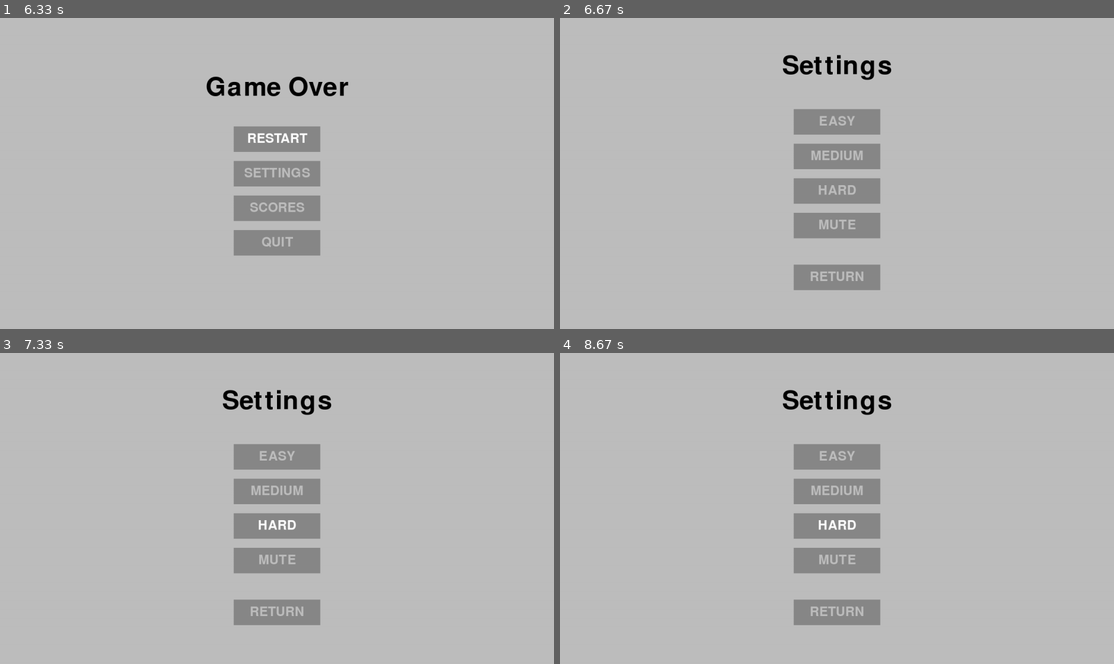
Above: before the commit, frames 1-4 (two rows, left to right).
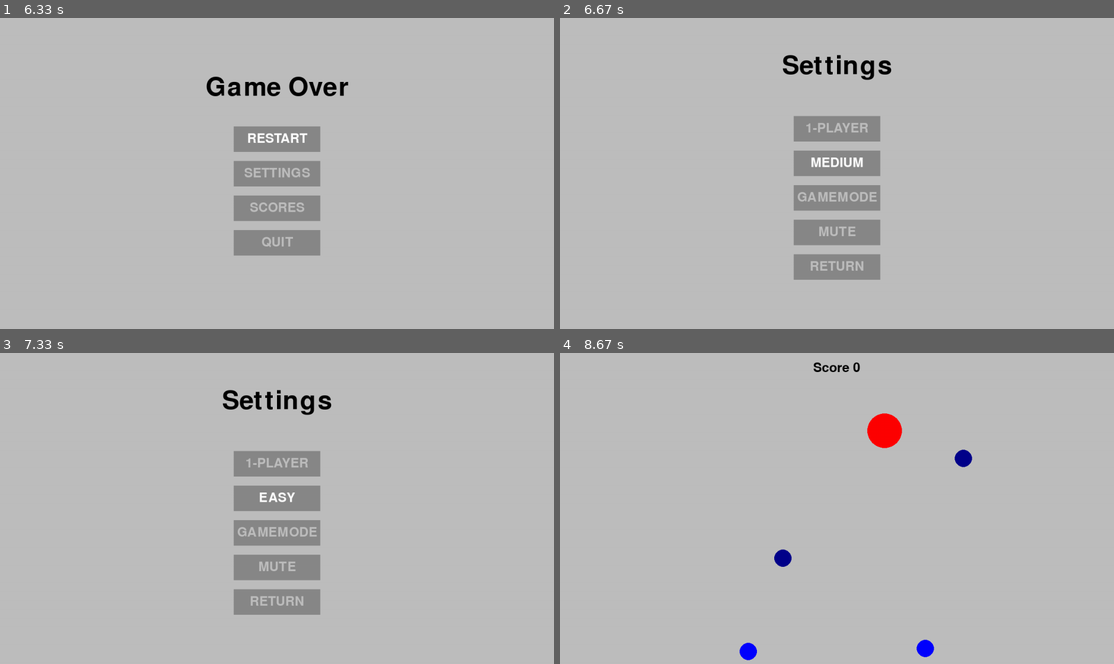
Above: after the commit, the same moments.

Repository: EricNohara/PyGame-Circumventor
Game: pygame game, started from betagame.py
The game is run twice, just before and just after one commit, with the same random seed, the same clock (stepped at 60 frames per second) and the same inputs.
Inputs (mouse positions are in pixels of both pictures, inside the frame that each line leads up to):
- Up to frame 1 (6.33 s): tap Enter at 0.33, 5.63 s; hold Right 0.67-1.13 s; move the mouse to (277, 195) at 0.7 s; hold Up 1.17-1.47 s; hold Right 1.5-1.97 s; hold Left 2-2.53 s; click "RESTART" at 2.62 s; hold Down 2.9-3.2 s; hold Left 3.23-3.63 s; hold Up 3.67-4.03 s; hold Right 4.07-4.7 s; hold Down 4.73-5.1 s; hold Left 5.13-5.6 s; hold Right from 5.97 s (still down)
- Up to frame 2 (6.67 s): release Right at 6.43 s; click "SETTINGS" at 6.52 s
- Up to frame 3 (7.33 s): click "MEDIUM" at 6.85 s; click "HARD" at 7.18 s
- Up to frame 4 (8.67 s): tap Enter at 7.47, 7.8 s; hold Up 8.13-8.43 s; hold Right from 8.47 s (still down)

Frame 1 is identical in both runs. In frame 2, 5.0% of the frame differs, in the area x 42-58%, y 29-88%; in frame 3, 5.0%; in frame 4, 7.7%, in the area x 32-75%, y 2-99%.

Commit message:
added other settings buttons and made the difficulty setting button into one button that cycles through the settings

Diff:
--- a/betagame.py
+++ b/betagame.py
@@ -16,7 +16,7 @@
 score = -2
 SCORES = [0,0,0,0,0]
 MUTED = False
-GAMEMODE = "Medium"
+DIFFICULTY_SETTING = "Medium"
 
 font = pg.font.Font('freesansbold.ttf', 30)
 header_font = pg.font.Font('freesansbold.ttf', 60)
@@ -62,9 +62,9 @@
 
 def generate_hazards():
     global score, projectile_left, projectile_right, projectile_top, projectile_bottom, projectile_left_pos, projectile_right_pos, projectile_top_pos, projectile_bottom_pos, projectile_radius, projectile_X_init_speed, projectile_Y_init_speed
-    projectile_radius = 30 if GAMEMODE == "Medium" else 20 if GAMEMODE == "Easy" else 35
-    projectile_X_init_speed = WIDTH/100 if GAMEMODE == "Medium" else WIDTH/150 if GAMEMODE == "Easy" else WIDTH/75
-    projectile_Y_init_speed = HEIGHT/100 if GAMEMODE == "Medium" else HEIGHT/150 if GAMEMODE == "Easy" else HEIGHT/75
+    projectile_radius = 30 if DIFFICULTY_SETTING == "Medium" else 20 if DIFFICULTY_SETTING == "Easy" else 35
+    projectile_X_init_speed = WIDTH/100 if DIFFICULTY_SETTING == "Medium" else WIDTH/150 if DIFFICULTY_SETTING == "Easy" else WIDTH/75
+    projectile_Y_init_speed = HEIGHT/100 if DIFFICULTY_SETTING == "Medium" else HEIGHT/150 if DIFFICULTY_SETTING == "Easy" else HEIGHT/75
     if projectile_left == False:
         score += 1
         projectile_left_pos = (0,random.randint(0, HEIGHT))
@@ -151,7 +151,7 @@
         clock.tick(60)
 
 def settings(return_menu_type):
-    global MUTED, GAMEMODE
+    global MUTED, DIFFICULTY_SETTING
     pg.display.set_caption("Settings")
     while True:
         screen.fill("grey")
@@ -160,33 +160,44 @@
         header_rect = header.get_rect()
         screen.blit(header, ((WIDTH-header_rect.w)/2,(HEIGHT-header_rect.h)/8))
 
-        RETURN_BTN = Button(image=pg.image.load("assets/Btn-Rect2.png"), pos=(WIDTH/2, HEIGHT/1.2), text_input="RETURN", font=font, base_color="grey", hovering_color="white")
-        EASY_BTN = Button(image=pg.image.load("assets/Btn-Rect2.png"), pos=(WIDTH/2, HEIGHT/3), text_input="EASY", font=font, base_color="grey", hovering_color="white")
-        MEDIUM_BTN = Button(image=pg.image.load("assets/Btn-Rect2.png"), pos=(WIDTH/2, HEIGHT/3 + 80), text_input="MEDIUM", font=font, base_color="grey", hovering_color="white")
-        HARD_BTN = Button(image=pg.image.load("assets/Btn-Rect2.png"), pos=(WIDTH/2, HEIGHT/3 + 160), text_input="HARD", font=font, base_color="grey", hovering_color="white")
-        MUTE_BTN = Button(image=pg.image.load("assets/Btn-Rect2.png"), pos=(WIDTH/2, HEIGHT/3 + 240), text_input="MUTE", font=font, base_color="grey", hovering_color="white")
-        UNMUTE_BTN = Button(image=pg.image.load("assets/Btn-Rect2.png"), pos=(WIDTH/2, HEIGHT/3 + 240), text_input="UNMUTE", font=font, base_color="grey", hovering_color="white")
-
-        for btn in [RETURN_BTN, EASY_BTN, MEDIUM_BTN, HARD_BTN, MUTE_BTN, UNMUTE_BTN]:
-            if btn == MUTE_BTN and MUTED == True or btn == UNMUTE_BTN and MUTED == False:
-                continue
+        PLAYER_NUM_BTN = Button(image=pg.image.load("assets/Btn-Rect2.png"), pos=(WIDTH/2, HEIGHT/1.25 - 320), text_input="1-PLAYER", font=font, base_color="grey", hovering_color="white")
+        DIFFICULTY_BTN = Button(image=pg.image.load("assets/Btn-Rect2.png"), pos=(WIDTH/2, HEIGHT/1.25 - 240), text_input="MEDIUM", font=font, base_color="grey", hovering_color="white")
+        GAMEMODE_BTN = Button(image=pg.image.load("assets/Btn-Rect2.png"), pos=(WIDTH/2, HEIGHT/1.25 - 160), text_input="GAMEMODE", font=font, base_color="grey", hovering_color="white")
+        MUTE_BTN = Button(image=pg.image.load("assets/Btn-Rect2.png"), pos=(WIDTH/2, HEIGHT/1.25 - 80), text_input="MUTE", font=font, base_color="grey", hovering_color="white")
+        RETURN_BTN = Button(image=pg.image.load("assets/Btn-Rect2.png"), pos=(WIDTH/2, HEIGHT/1.25), text_input="RETURN", font=font, base_color="grey", hovering_color="white")
+
+
+        for btn in [RETURN_BTN, DIFFICULTY_BTN, MUTE_BTN, PLAYER_NUM_BTN, GAMEMODE_BTN]:
+            if btn == MUTE_BTN:
+                if MUTED == True:
+                    MUTE_BTN.update_text("UNMUTE")
+                else:
+                    MUTE_BTN.update_text("MUTE")
+            elif btn == DIFFICULTY_BTN:
+                if DIFFICULTY_SETTING == "Hard":
+                    DIFFICULTY_BTN.update_text("HARD")
+                elif DIFFICULTY_SETTING == "Easy":
+                    DIFFICULTY_BTN.update_text("EASY")
+                else:
+                    DIFFICULTY_BTN.update_text("MEDIUM")
             btn.changeColor(MOUSE_POS)
             btn.update(screen)
 
         for event in pg.event.get():
             check_exit(event)
             if event.type == pg.KEYDOWN:
-                if event.key == pg.K_ESCAPE:
+                if event.key == pg.K_ESCAPE or event.key == pg.K_RETURN:
                     menu_screen(return_menu_type)
             elif event.type == pg.MOUSEBUTTONDOWN:
                 if RETURN_BTN.checkForInput(MOUSE_POS):
                     menu_screen(return_menu_type)
-                if EASY_BTN.checkForInput(MOUSE_POS):
-                    GAMEMODE = "Easy"
-                if MEDIUM_BTN.checkForInput(MOUSE_POS):
-                    GAMEMODE = "Medium"
-                if HARD_BTN.checkForInput(MOUSE_POS):
-                    GAMEMODE = "Hard"
+                if DIFFICULTY_BTN.checkForInput(MOUSE_POS):
+                    if DIFFICULTY_SETTING == "Medium":
+                        DIFFICULTY_SETTING = "Hard"
+                    elif DIFFICULTY_SETTING == "Hard":
+                        DIFFICULTY_SETTING = "Easy"
+                    else:
+                        DIFFICULTY_SETTING = "Medium"
                 if MUTE_BTN.checkForInput(MOUSE_POS):
                     if MUTED == False:
                         MUTED = True
